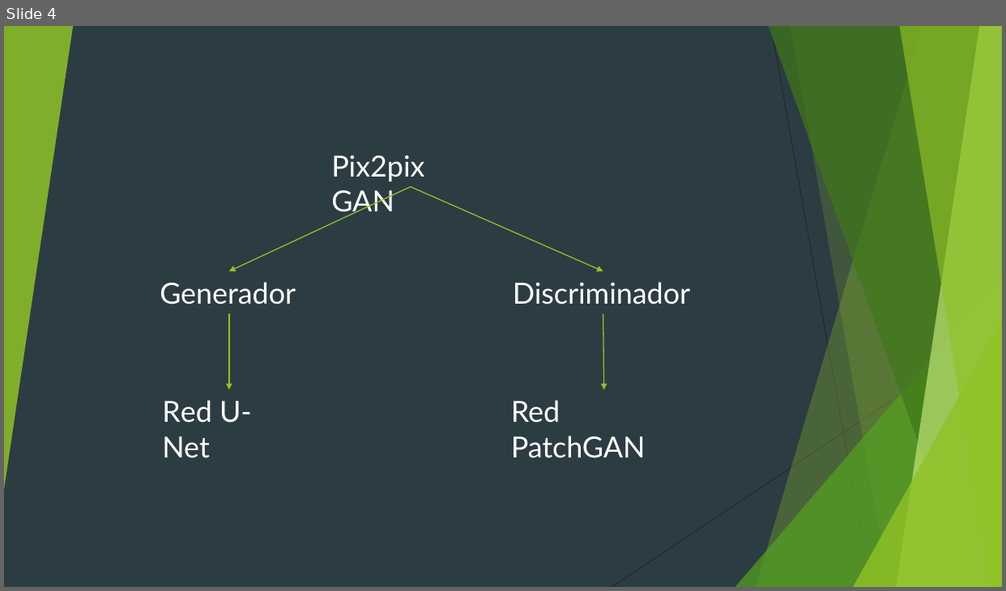
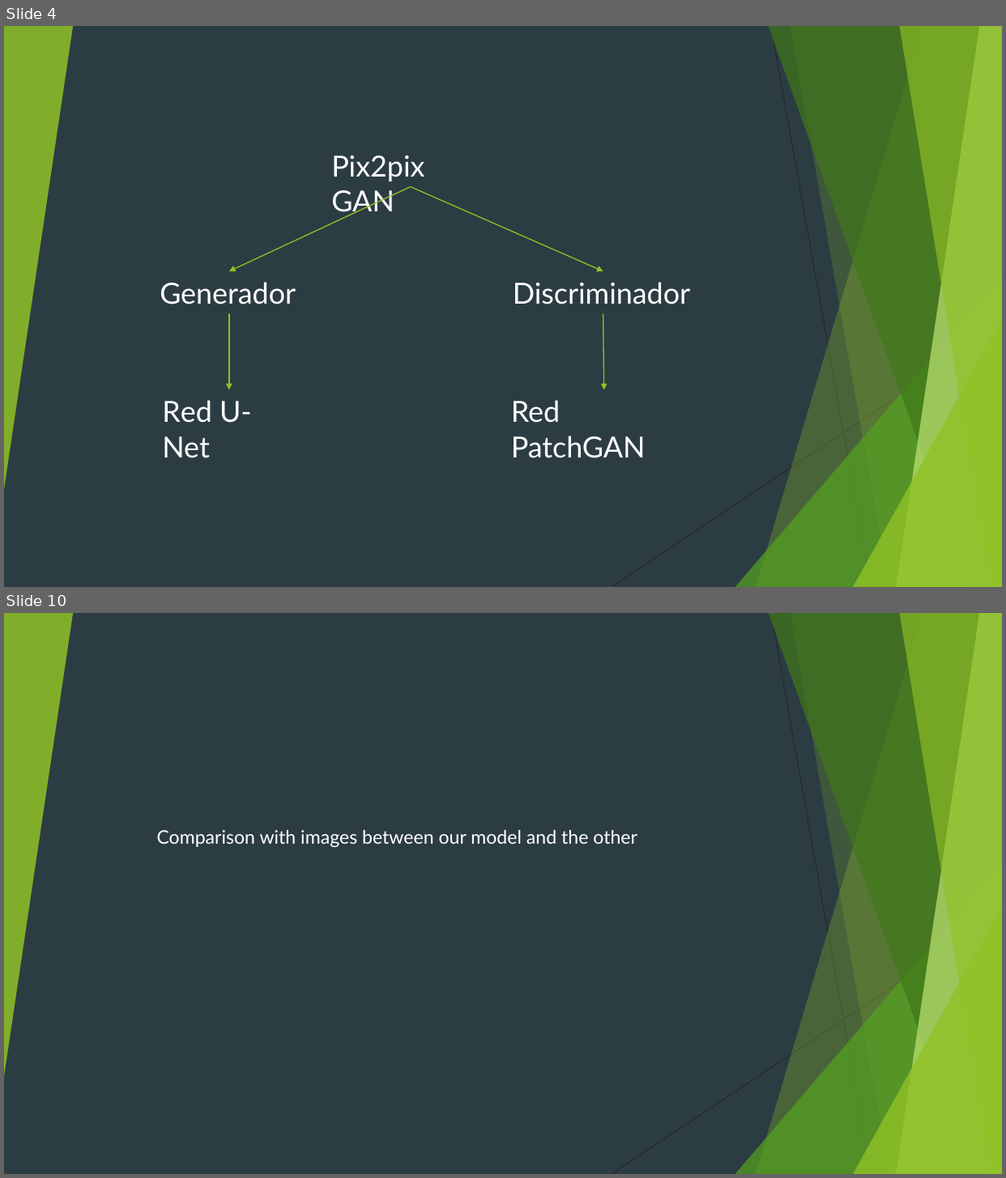
Before and after one commit to pixeldashgames/GANdela, a slide deck: GANdela.pptm. Shown one above the other, each under a label of ours: slide 4 before the commit, slides 4 and 10 after it; the slides between them are not shown. The pictures are 1006x591 and 1006x1178 pixels, drawn with LibreOffice and Linux fonts; fonts in the diff are those of the drawing. Boxes give left, top, right and bottom in pixels: in the first picture for what was removed or moved away, otherwise in the second. Text is boxed around its words. In the diff, an @@ line names an element or a change of style, - is before the commit and + after.

```diff
--- a/GANdela.pptm
+++ b/GANdela.pptm
@@ slide 10 added at bbox=[4, 613, 1002, 1174], background #2C3C43; not listed: 10 template elements that a slide beside it also shows @@
@@ text added at bbox=[157, 830, 637, 847], 18 pt, text #FFFFFF @@
+Comparison with images between our model and the other
```
Also in this commit, not shown: 2 slides changed, 7 other slides added, 2 slides removed, 11 other files.
